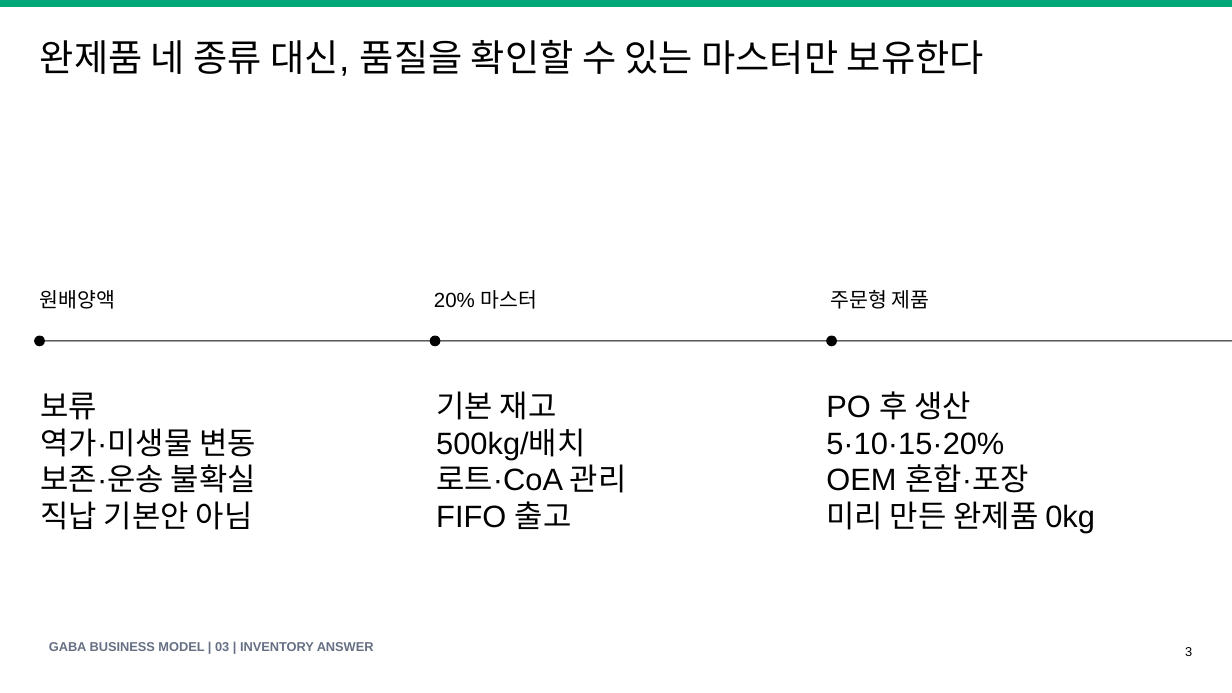
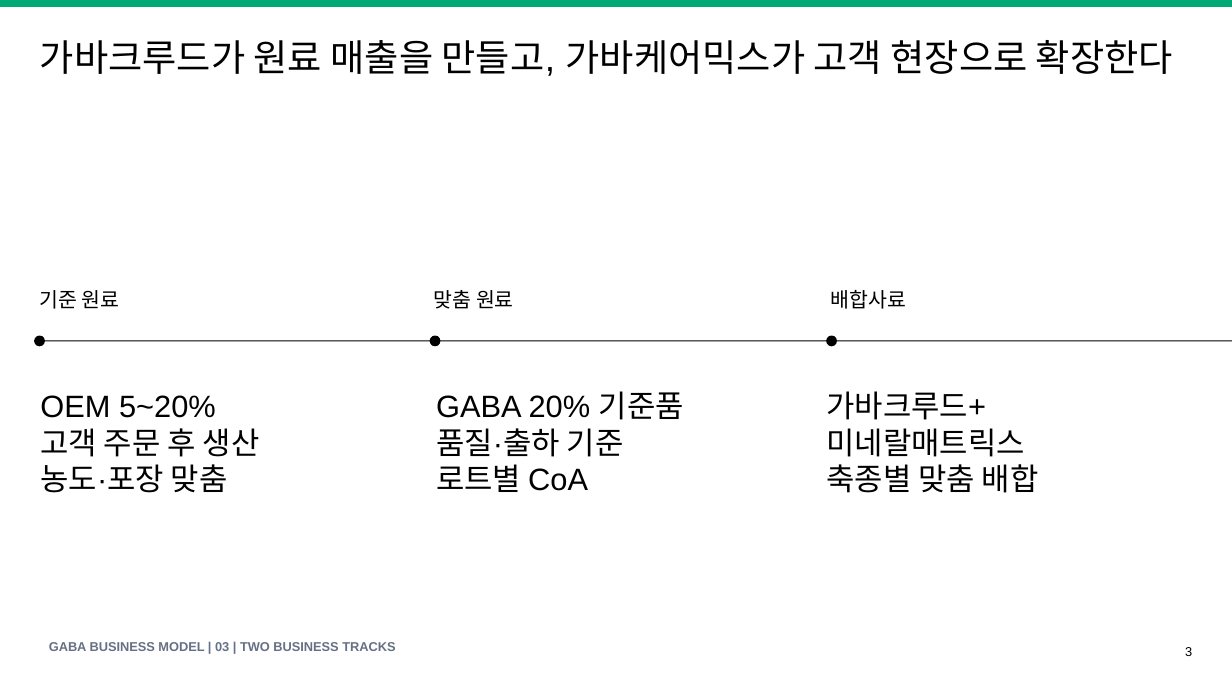
Before and after one commit to KRAdavid/gaba-feed-business-index, a slide deck: slide 3 of GABA_Feed_Business_Model_Speech_Deck_v1.pptx. Drawn at 1232x693 pixels with LibreOffice and Linux fonts; fonts in the diff are those of the drawing. Boxes give left, top, right and bottom in pixels: in the first picture for what was removed or moved away, otherwise in the second. Text is boxed around its words. In the diff, an @@ line names an element or a change of style, - is before the commit and + after.

```diff
--- a/GABA_Feed_Business_Model_Speech_Deck_v1.pptx
+++ b/GABA_Feed_Business_Model_Speech_Deck_v1.pptx
@@ text at (40, 40, 1173, 76): text changed @@
-완제품 네 종류 대신, 품질을 확인할 수 있는 마스터만 보유한다
+가바크루드가 원료 매출을 만들고, 가바케어믹스가 고객 현장으로 확장한다
@@ text at (40, 290, 120, 309): text changed @@
-원배양액
+기준 원료
@@ text at (434, 290, 514, 309): text changed @@
-20% 마스터
+맞춤 원료
@@ text at (831, 290, 906, 309): text changed @@
-주문형 제품
+배합사료
@@ text at (40, 395, 260, 493): text changed @@
-보류
-역가·미생물 변동
-보존·운송 불확실
-직납 기본안 아님
+OEM 5~20%
+고객 주문 후 생산
+농도·포장 맞춤
@@ text at (436, 391, 684, 492): text changed @@
-기본 재고
-500kg/배치
-로트·CoA 관리
-FIFO 출고
+GABA 20% 기준품
+품질·출하 기준
+로트별 CoA
@@ text at (826, 391, 1039, 493): text changed @@
-PO 후 생산
-5·10·15·20%
-OEM 혼합·포장
-미리 만든 완제품 0kg
+가바크루드+
+미네랄매트릭스
+축종별 맞춤 배합
@@ text at (49, 642, 395, 651): text changed @@
-GABA BUSINESS MODEL | 03 | INVENTORY ANSWER
+GABA BUSINESS MODEL | 03 | TWO BUSINESS TRACKS
```
Also in this commit, not shown: 17 other slides changed, 2 slides added, 1 slide removed, 19 other files.
